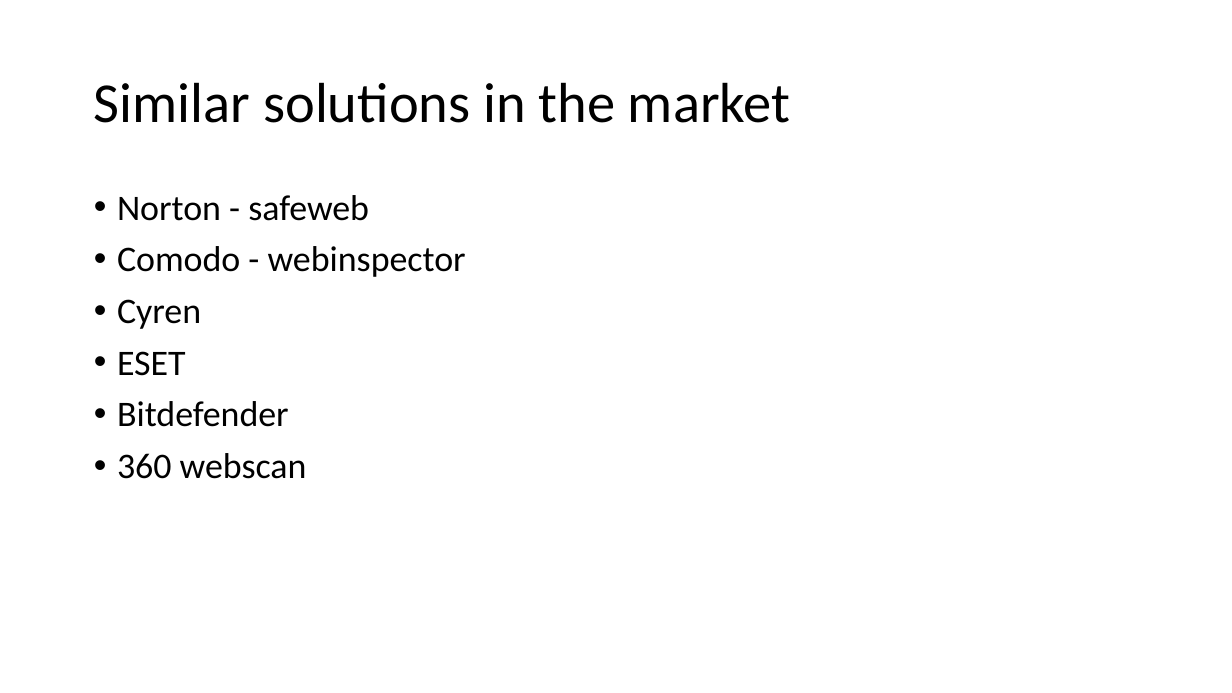
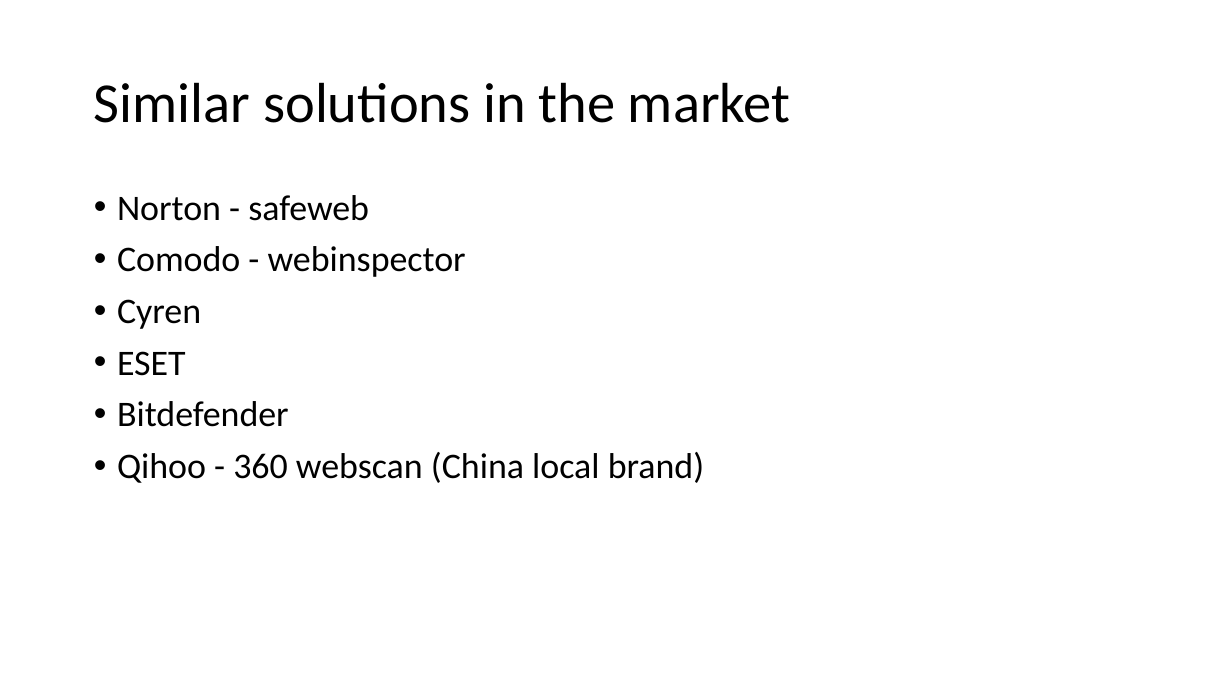
Before and after one commit to jacqbb/webscan, a slide deck: slide 19 of urlinfo_presentation.pptx (slide 20 before the commit). Drawn at 1232x693 pixels with LibreOffice and Linux fonts; fonts in the diff are those of the drawing; background and template pictures are left out. Boxes give left, top, right and bottom in pixels: in the first picture for what was removed or moved away, otherwise in the second. Text is boxed around its words. In the diff, an @@ line names an element or a change of style, - is before the commit and + after.

```diff
--- a/urlinfo_presentation.pptx
+++ b/urlinfo_presentation.pptx
@@ text at (117,452,704,483): text changed @@
-• 360 webscan
+• Qihoo - 360 webscan (China local brand)
```
Also in this commit, not shown: 17 other slides changed, 1 slide removed, 5 other files.
